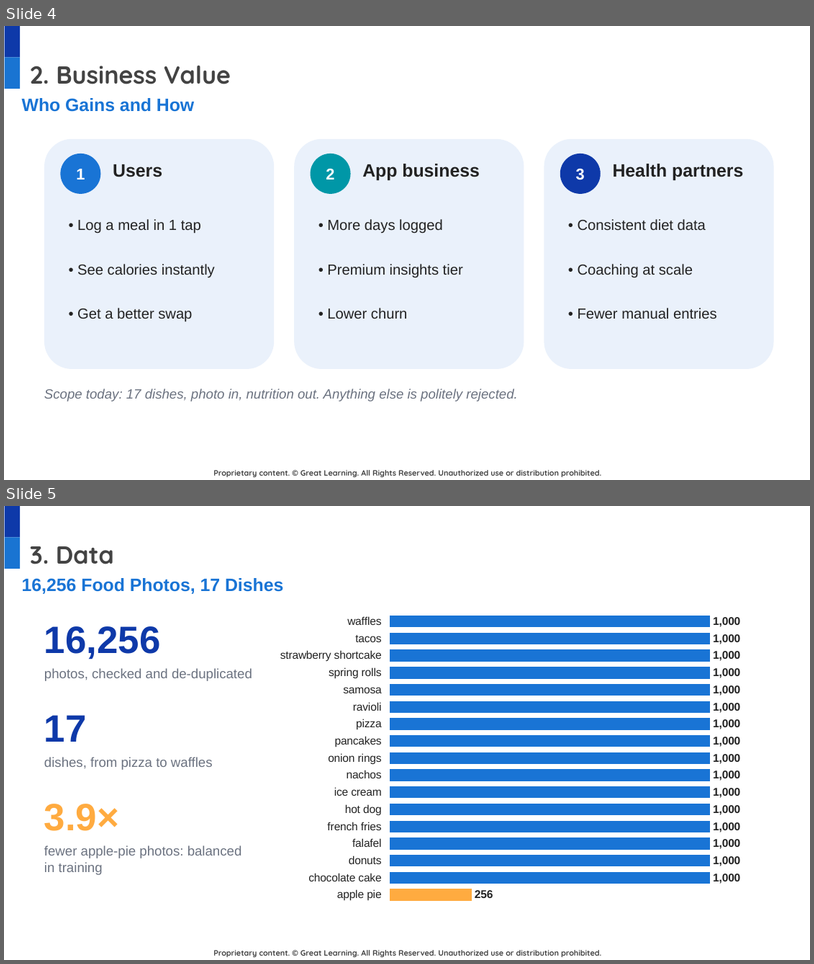
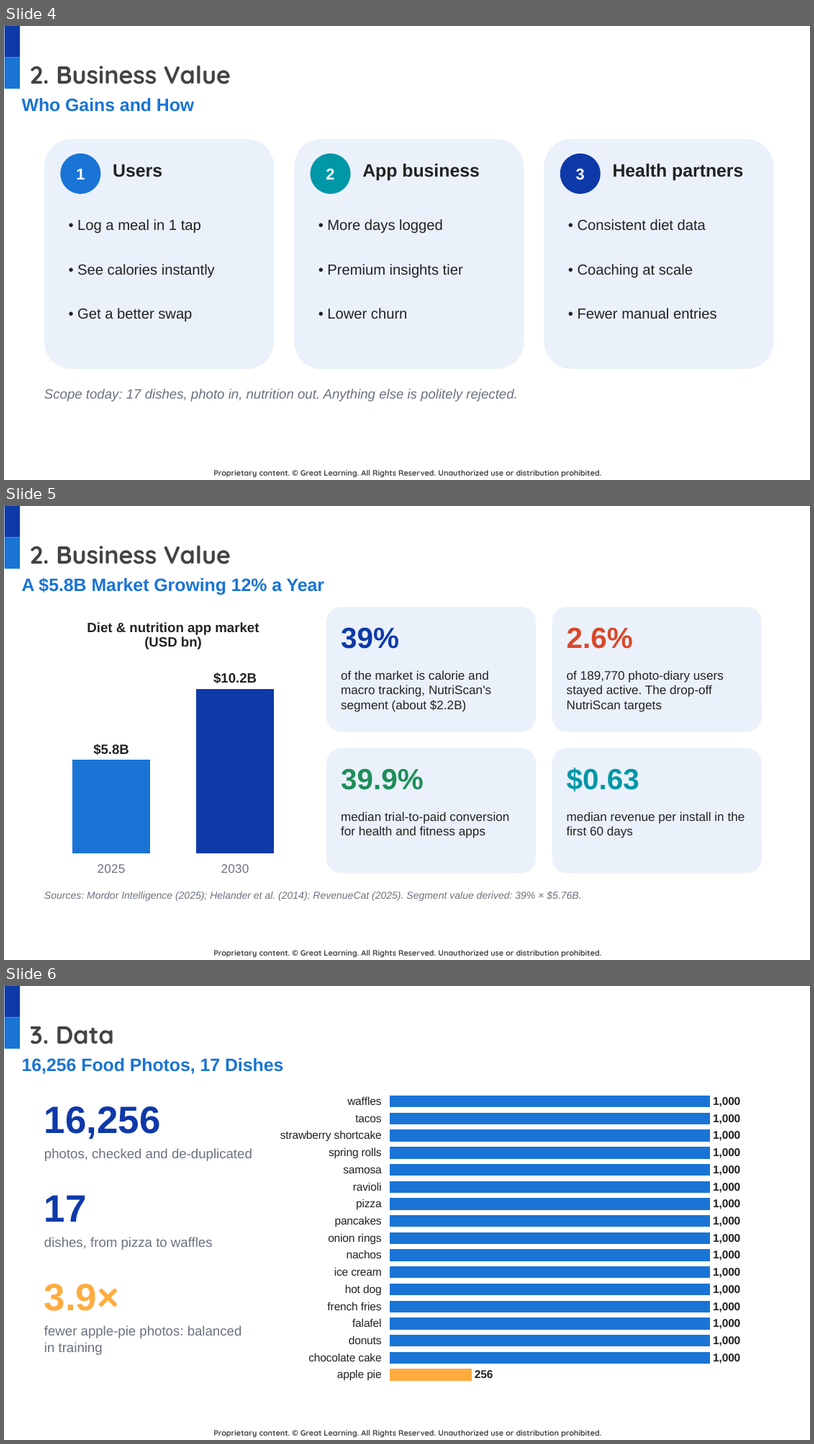
Before and after one commit to DatariusAI/nutriscan-food-detection, a slide deck: docs/NutriScan_Final_Presentation.pptx. Shown one above the other, each under a label of ours: slides 4 and 5 before the commit, slides 4, 5 and 6 after it. The pictures are 814x964 and 814x1444 pixels, drawn with LibreOffice and Linux fonts; fonts in the diff are those of the drawing; background and template pictures are left out. Boxes give left, top, right and bottom in pixels: in the first picture for what was removed or moved away, otherwise in the second. Text is boxed around its words. In the diff, an @@ line names an element or a change of style, - is before the commit and + after.

```diff
--- a/docs/NutriScan_Final_Presentation.pptx
+++ b/docs/NutriScan_Final_Presentation.pptx
@@ slide 5 added at [4, 506, 810, 960], background #FFFFFF; not listed: 3 template elements that a slide beside it also shows @@
@@ title added at [30, 545, 231, 564], 22 pt, text #434343, bold @@
+2. Business Value
@@ text added at [22, 577, 324, 595], 16 pt, text #1974D5, bold @@
+A $5.8B Market Growing 12% a Year
@@ column chart added at [44, 607, 302, 881] @@
+title "Diet & nutrition app market (USD bn)"
+categories: 2025, 2030
+Series 1: 5.8, 10.2
@@ rounded rectangle added at [327, 607, 536, 732], fill #EAF1FB @@
@@ rounded rectangle added at [553, 607, 762, 732], fill #EAF1FB @@
@@ text added at [341, 627, 399, 649], 26 pt, text #0E39A9, bold @@
+39%
@@ text added at [567, 627, 633, 649], 26 pt, text #D9482B, bold @@
+2.6%
@@ text added at [341, 670, 491, 712], 11 pt, text #222222 @@
+of the market is calorie and macro tracking, NutriScan's segment (about $2.2B)
@@ text added at [567, 670, 724, 712], 11 pt, text #222222 @@
+of 189,770 photo-diary users stayed active. The drop-off NutriScan targets
@@ rounded rectangle added at [327, 748, 536, 873], fill #EAF1FB @@
@@ rounded rectangle added at [553, 748, 762, 873], fill #EAF1FB @@
@@ text added at [341, 768, 424, 790], 26 pt, text #1E8E5A, bold @@
+39.9%
@@ text added at [567, 767, 640, 791], 26 pt, text #0097A7, bold @@
+$0.63
@@ text added at [341, 811, 509, 838], 11 pt, text #222222 @@
+median trial-to-paid conversion for health and fitness apps
@@ text added at [567, 811, 746, 838], 11 pt, text #222222 @@
+median revenue per install in the first 60 days
@@ text added at [44, 890, 581, 901], 9 pt, text #6B7280, italic @@
+Sources: Mordor Intelligence (2025); Helander et al. (2014); RevenueCat (2025). Segment value derived: 39% × $5.76B.
@@ what was slide 5 is now slide 6 @@
```
Also in this commit, not shown: 6 slides changed, 1 other slide added.
